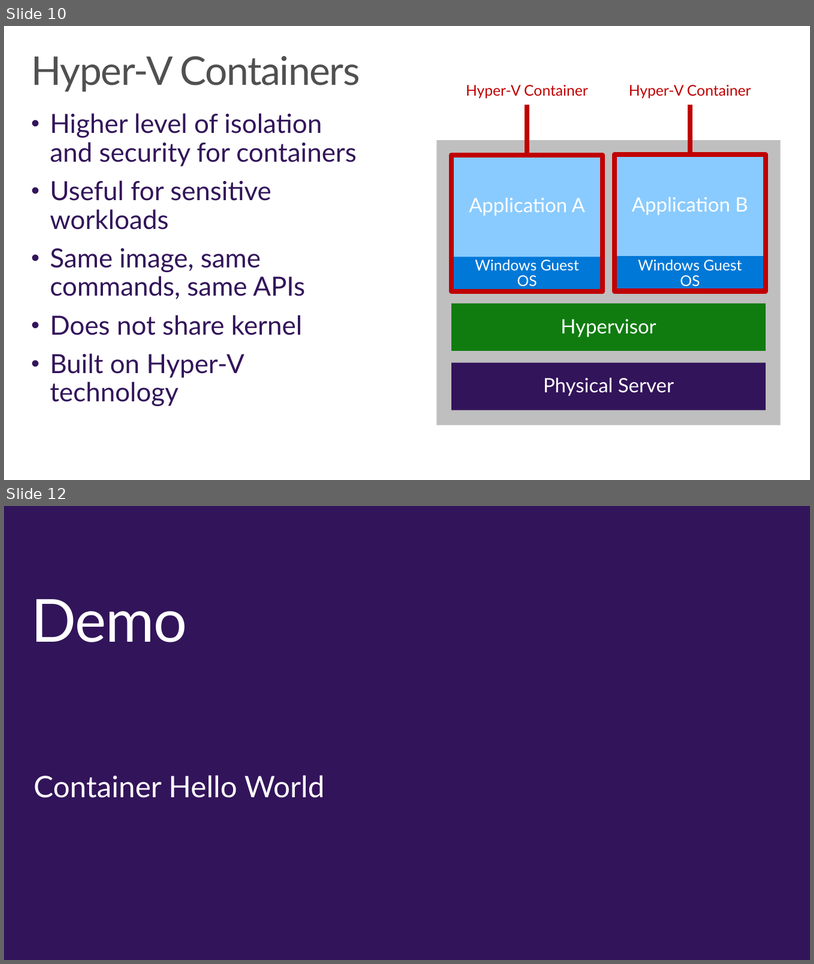
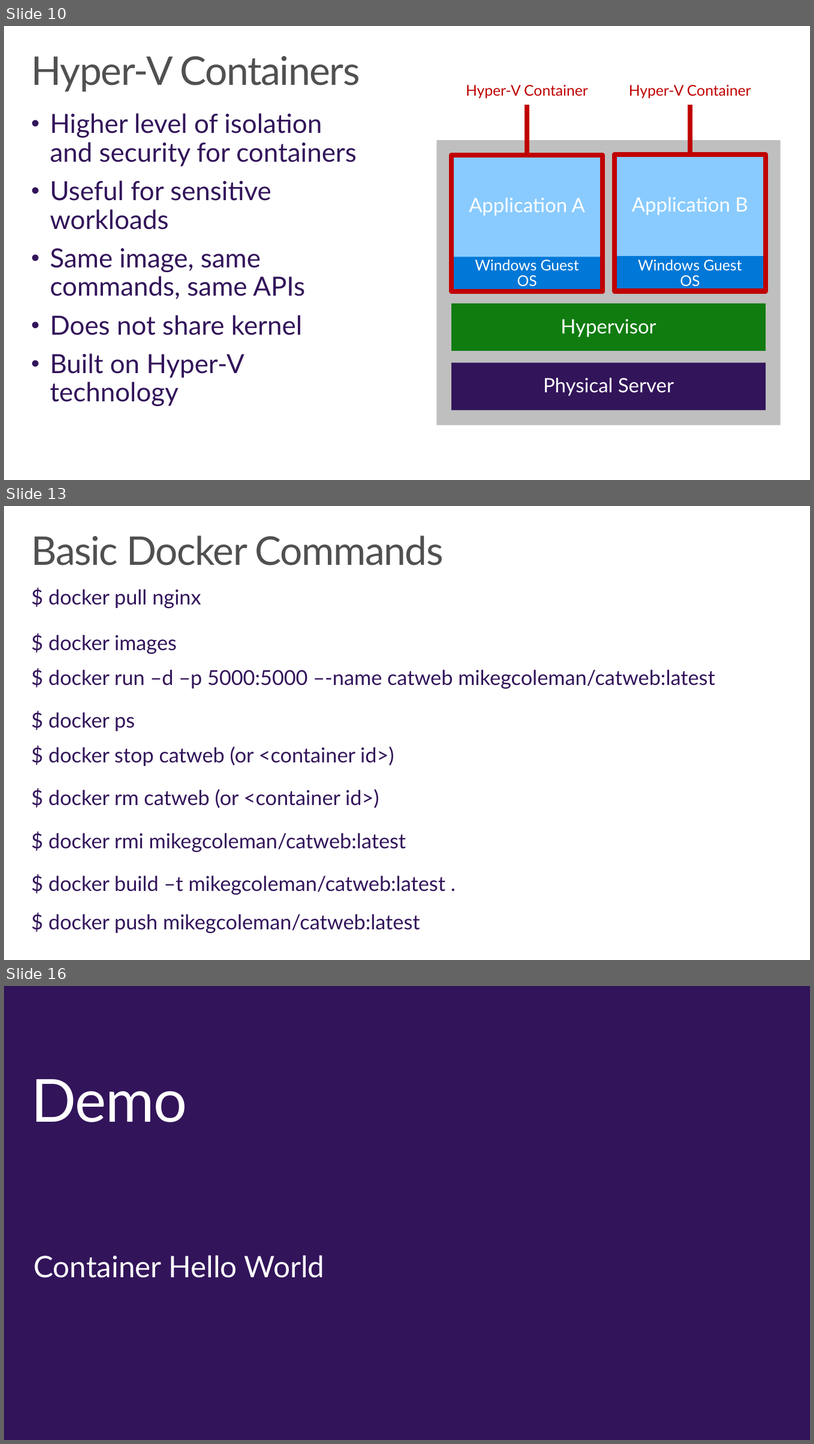
Before and after one commit to wely/DevCamp, a slide deck: Presentation/Module07-Containers.pptx. Shown one above the other, each under a label of ours: slides 10 and 12 before the commit, slides 10, 13 and 16 after it; the slides between them are not shown. The pictures are 814x964 and 814x1444 pixels, drawn with LibreOffice and Linux fonts; fonts in the diff are those of the drawing; background and template pictures are left out. Boxes give left, top, right and bottom in pixels: in the first picture for what was removed or moved away, otherwise in the second. Text is boxed around its words. In the diff, an @@ line names an element or a change of style, - is before the commit and + after.

Commit message:
added content on docker commands

```diff
--- a/Presentation/Module07-Containers.pptx
+++ b/Presentation/Module07-Containers.pptx
@@ slide 13 added at <box>4,506,810,960</box>, background #FFFFFF @@
@@ title added at <box>31,535,444,565</box>, 48 pt, text #505050 @@
+Basic Docker Commands
@@ text added at <box>48,589,716,933</box>, 25 pt, text #32145A @@
+$ docker pull nginx
+$ docker images
+$ docker run –d –p 5000:5000 –-name catweb mikegcoleman/catweb:latest
+$ docker ps
+$ docker stop catweb (or <container id>)
+$ docker rm catweb (or <container id>)
+$ docker rmi mikegcoleman/catweb:latest
+$ docker build –t mikegcoleman/catweb:latest .
+$ docker push mikegcoleman/catweb:latest
@@ what was slide 12 is now slide 16 @@
```
Also in this commit, not shown: 3 other slides added.
